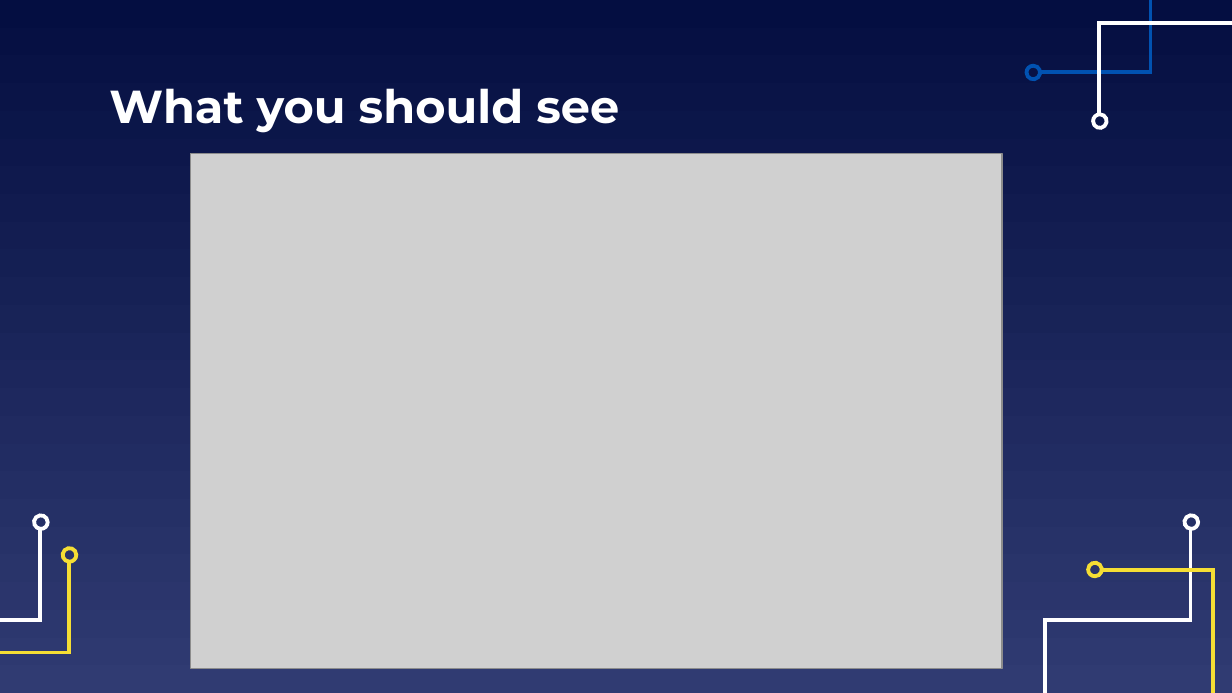
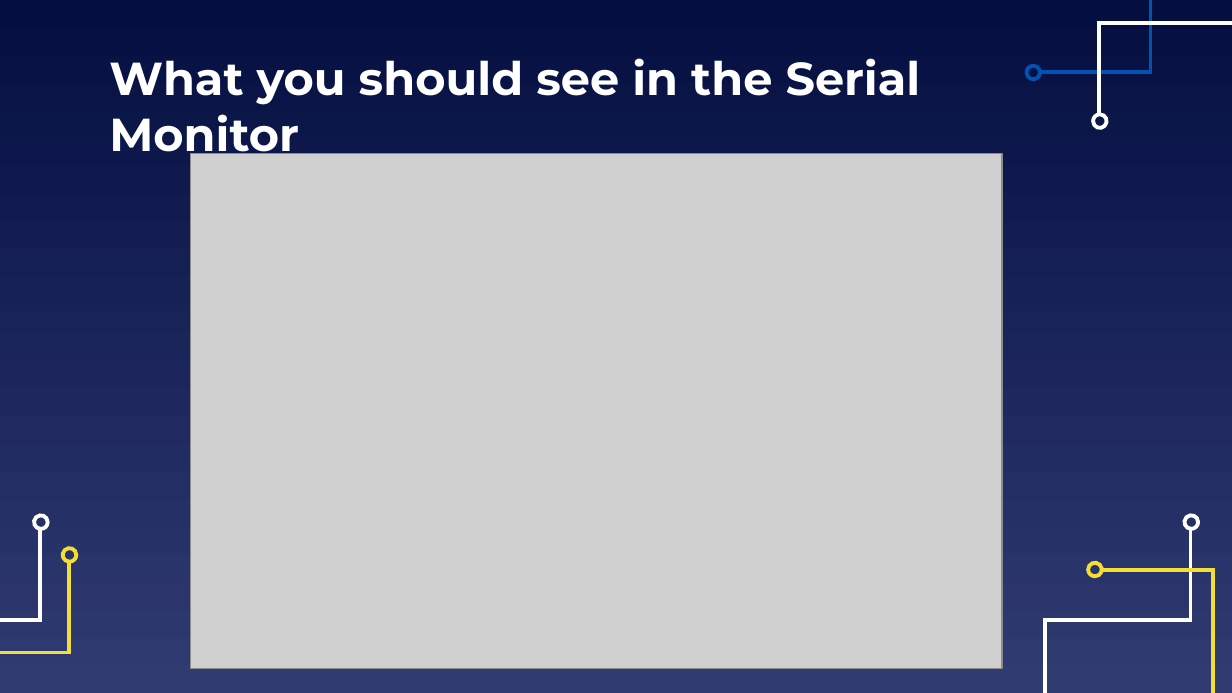
Before and after one commit to EELabMan/Arduino-6-I2C-bus, a slide deck: slide 19 of Arduino Workshop 6 I2C Bus.pptx (slide 18 before the commit). Drawn at 1232x693 pixels with LibreOffice and Linux fonts; fonts in the diff are those of the drawing; grey boxes stand for pictures. Boxes give left, top, right and bottom in pixels: in the first picture for what was removed or moved away, otherwise in the second. Text is boxed around its words. In the diff, an @@ line names an element or a change of style, - is before the commit and + after.

```diff
--- a/Arduino Workshop 6 I2C Bus.pptx
+++ b/Arduino Workshop 6 I2C Bus.pptx
@@ title at box(109, 58, 921, 162): text changed @@
-What you should see
+What you should see in the Serial Monitor
```
Also in this commit, not shown: 6 other slides changed, 3 slides added, 2 slides removed, 2 other files.
